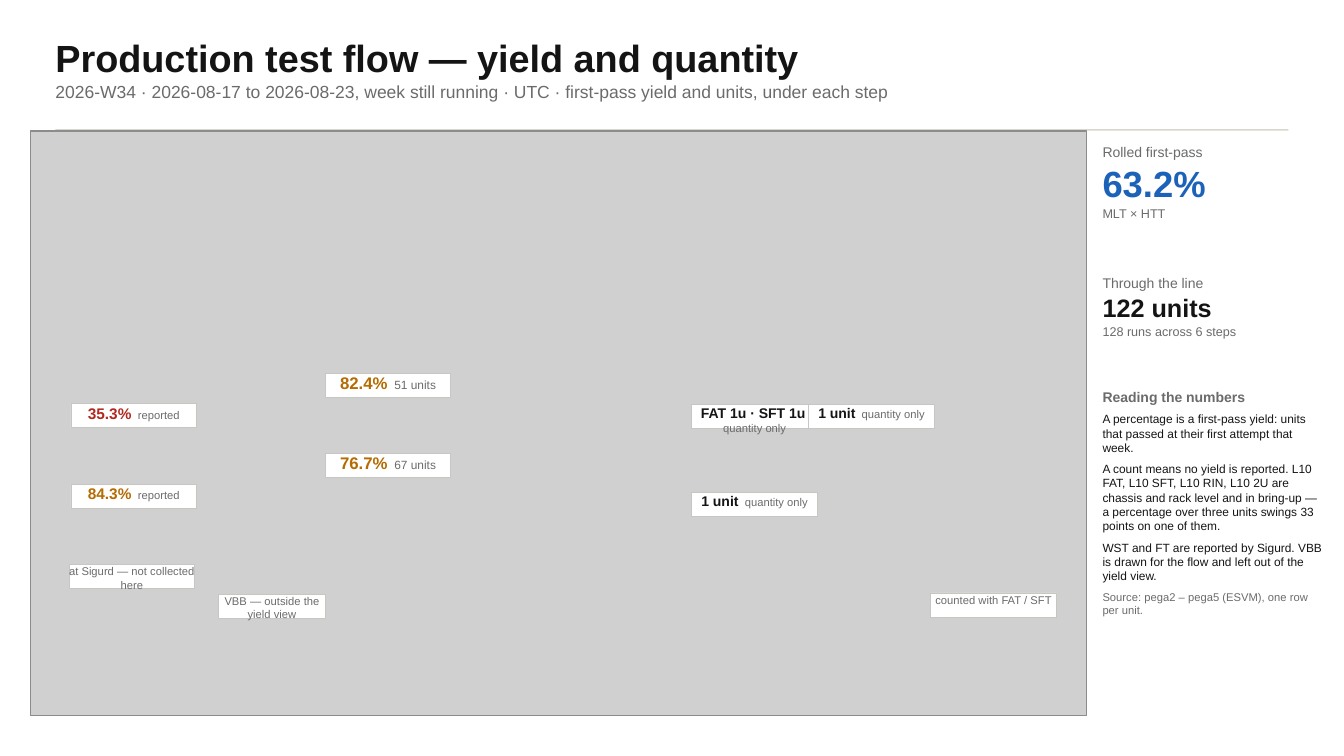
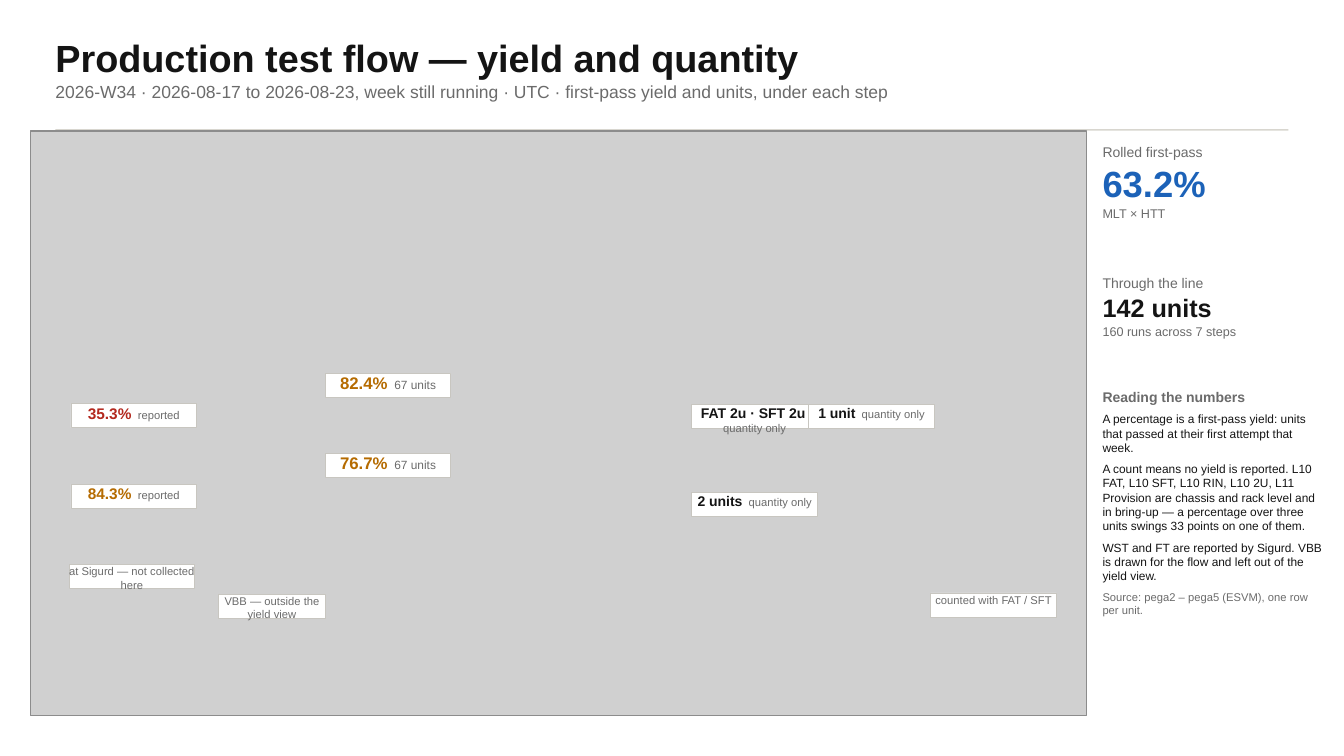
Before and after one commit to Quan-Etched/32x_MP_Auto_DailyReport, a slide deck: slide 2 of decks/weekly-2026-W34.pptx. Drawn at 1344x756 pixels with LibreOffice and Linux fonts; fonts in the diff are those of the drawing; grey boxes stand for pictures. Boxes give left, top, right and bottom in pixels: in the first picture for what was removed or moved away, otherwise in the second. Text is boxed around its words. In the diff, an @@ line names an element or a change of style, - is before the commit and + after.

```diff
--- a/decks/weekly-2026-W34.pptx
+++ b/decks/weekly-2026-W34.pptx
@@ text at (1103,298,1236,339): text changed @@
-122 units
-128 runs across 6 steps
+142 units
+160 runs across 7 steps
@@ text in rectangle at (340,377,436,389): text changed @@
-82.4% 51 units
+82.4% 67 units
@@ text in rectangle at (701,408,805,434): text changed @@
-FAT 1u · SFT 1u quantity only
+FAT 2u · SFT 2u quantity only
@@ text at (1103,464,1315,533): text changed @@
-A count means no yield is reported. L10 FAT, L10 SFT, L10 RIN, L10 2U are chassis and rack level and in bring-up — a percentage over three units swings 33 points on one of them.
+A count means no yield is reported. L10 FAT, L10 SFT, L10 RIN, L10 2U, L11 Provision are chassis and rack level and in bring-up — a percentage over three units swings 33 points on one of them.
@@ text in rectangle at (698,496,812,508): text changed @@
-1 unit quantity only
+2 units quantity only
```
Also in this commit, not shown: 3 other slides changed, 9 other files.
